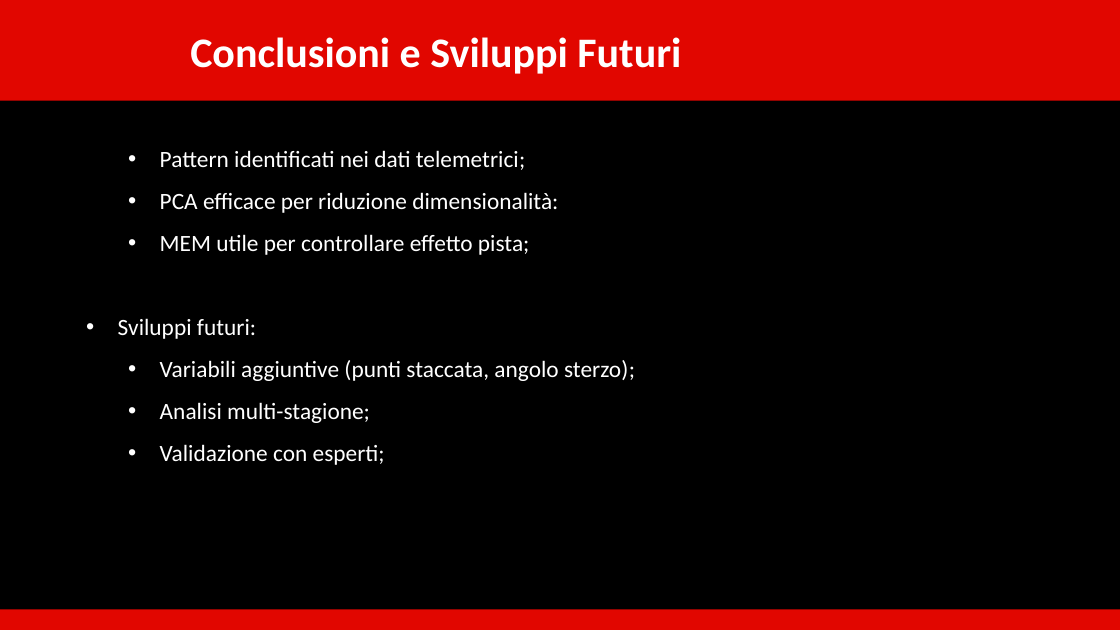
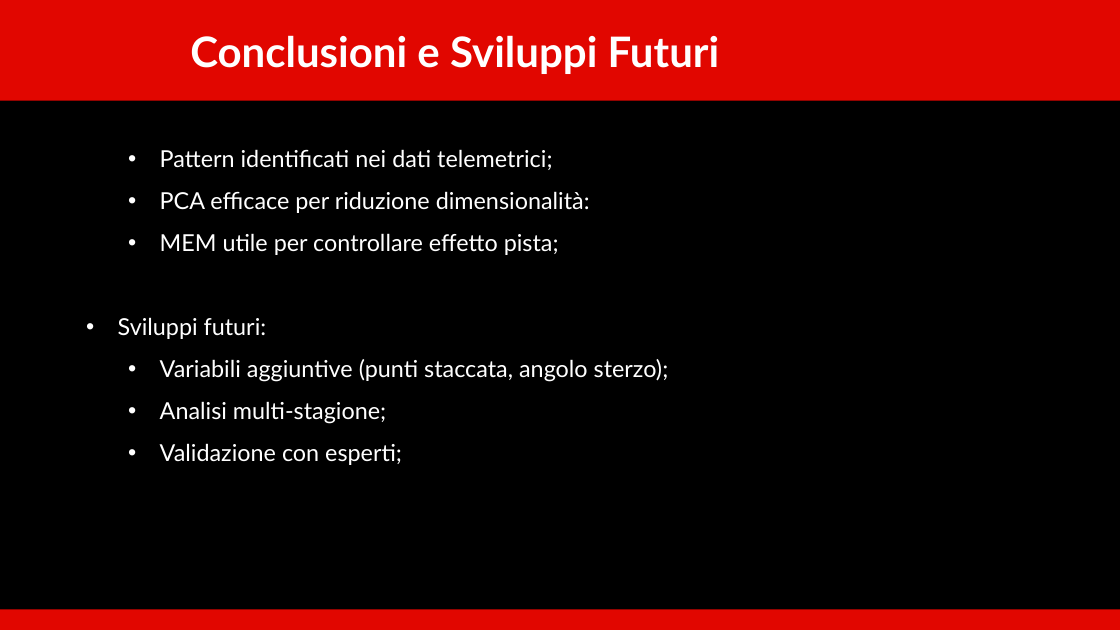
Before and after one commit to WBOnCedR/Stili_di_guida_f1, a slide deck: slide 21 of presentazione_F1_10min.pptx. Drawn at 1120x630 pixels with LibreOffice and Linux fonts; fonts in the diff are those of the drawing. Boxes give left, top, right and bottom in pixels: in the first picture for what was removed or moved away, otherwise in the second. Text is boxed around its words. In the diff, an @@ line names an element or a change of style, - is before the commit and + after.

```diff
--- a/presentazione_F1_10min.pptx
+++ b/presentazione_F1_10min.pptx
@@ text "Conclusioni e Sviluppi Futuri" at bbox=[190, 35, 720, 74]: font Calibri to Lato @@
@@ text "Pattern identificati nei dati telemetrici;" at bbox=[118, 149, 669, 465]: font Calibri to Lato @@
```
Also in this commit, not shown: 11 other slides changed, 1 other file.
